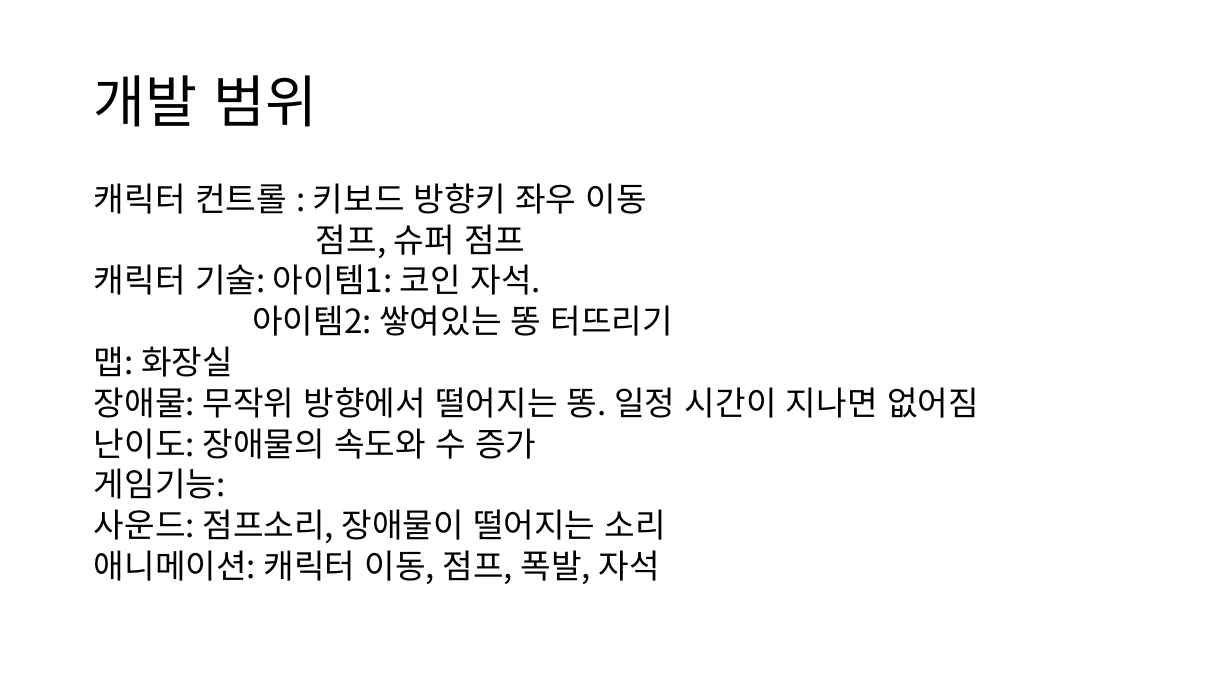
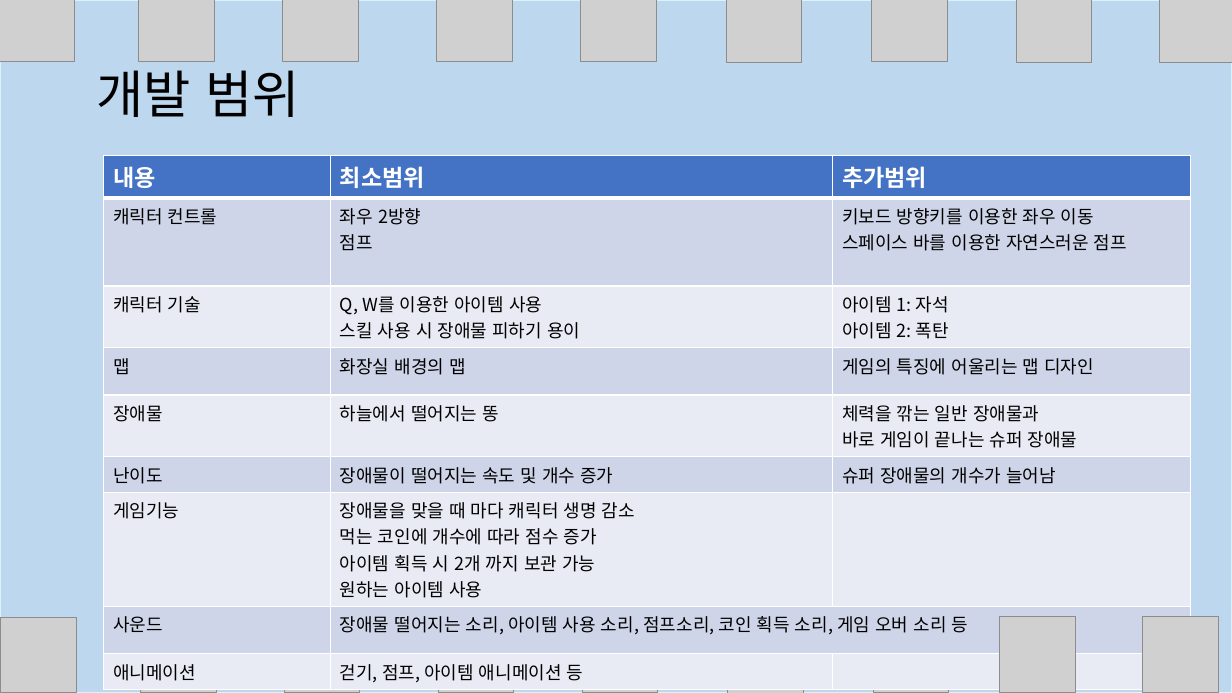
Before and after one commit to hannahBak/2021184014_2DGP_DRILL, a slide deck: slide 3 of 1차 프로젝트 발표/프레젠테이션1.pptx. Drawn at 1232x693 pixels with LibreOffice and Linux fonts; fonts in the diff are those of the drawing; grey boxes stand for pictures. Boxes give left, top, right and bottom in pixels: in the first picture for what was removed or moved away, otherwise in the second. Text is boxed around its words. In the diff, an @@ line names an element or a change of style, - is before the commit and + after.

Commit message:
개발 범위 추가 및 디자인

```diff
--- a/1차 프로젝트 발표/프레젠테이션1.pptx
+++ b/1차 프로젝트 발표/프레젠테이션1.pptx
@@ rectangle added at (0,0,1232,693), fill #BDD7EE, outline #DDF1FC 1 pt @@
@@ picture added at (0,0,75,62) @@
@@ text "개발 범위": place and size @@
-text "개발 범위" at (94,75,318,127)
+text "개발 범위" at (96,61,299,117)
@@ text "개발 범위" at (96,61,299,117): size 44 to 40 pt; vertical alignment middle to bottom @@
@@ picture added at (139,0,214,62) @@
@@ picture added at (283,0,359,62) @@
@@ picture added at (436,0,512,62) @@
@@ picture added at (580,0,656,62) @@
@@ picture added at (726,0,802,63) @@
@@ picture added at (872,0,947,62) @@
@@ picture added at (1017,0,1092,63) @@
@@ picture added at (1160,0,1232,63) @@
@@ table added at (104,155,1190,687), 9 rows, 3 columns @@
+내용 | 최소범위 | 추가범위
+캐릭터 컨트롤 | 좌우 2방향 / 점프 | 키보드 방향키를 이용한 좌우 이동 / 스페이스 바를 이용한 자연스러운 점프
+캐릭터 기술 | Q, W를 이용한 아이템 사용 / 스킬 사용 시 장애물 피하기 용이 | 아이템 1: 자석 / 아이템 2: 폭탄
+맵 | 화장실 배경의 맵 | 게임의 특징에 어울리는 맵 디자인
+장애물 | 하늘에서 떨어지는 똥 | 체력을 깎는 일반 장애물과 / 바로 게임이 끝나는 슈퍼 장애물
+난이도 | 장애물이 떨어지는 속도 및 개수 증가 | 슈퍼 장애물의 개수가 늘어남
+게임기능 | 장애물을 맞을 때 마다 캐릭터 생명 감소 / 먹는 코인에 개수에 따라 점수 증가 / 아이템 획득 시 2개 까지 보관 가능 / 원하는 아이템 사용 | 
+사운드 | 장애물 떨어지는 소리, 아이템 사용 소리, 점프소리, 코인 획득 소리, 게임 오버 소리 등 | 
+애니메이션 | 걷기, 점프, 아이템 애니메이션 등 | 
@@ text removed at (94,183,979,584) @@
-캐릭터 컨트롤 : 키보드 방향키 좌우 이동
-점프, 슈퍼 점프
-캐릭터 기술: 아이템1: 코인 자석.
-아이템2: 쌓여있는 똥 터뜨리기
-맵: 화장실
-장애물: 무작위 방향에서 떨어지는 똥. 일정 시간이 지나면 없어짐
-난이도: 장애물의 속도와 수 증가
-게임기능:
-사운드: 점프소리, 장애물이 떨어지는 소리
-애니메이션: 캐릭터 이동, 점프, 폭발, 자석
@@ picture added at (1,617,77,693) @@
@@ picture added at (140,617,216,693) @@
@@ picture added at (284,617,360,693) @@
@@ picture added at (438,617,514,693) @@
@@ picture added at (582,617,658,693) @@
@@ picture added at (728,618,804,693) @@
@@ picture added at (873,617,949,693) @@
@@ picture added at (1000,616,1076,692) @@
@@ picture added at (1143,616,1219,692) @@
```
Also in this commit, not shown: 5 other slides changed, 1 slide added.
